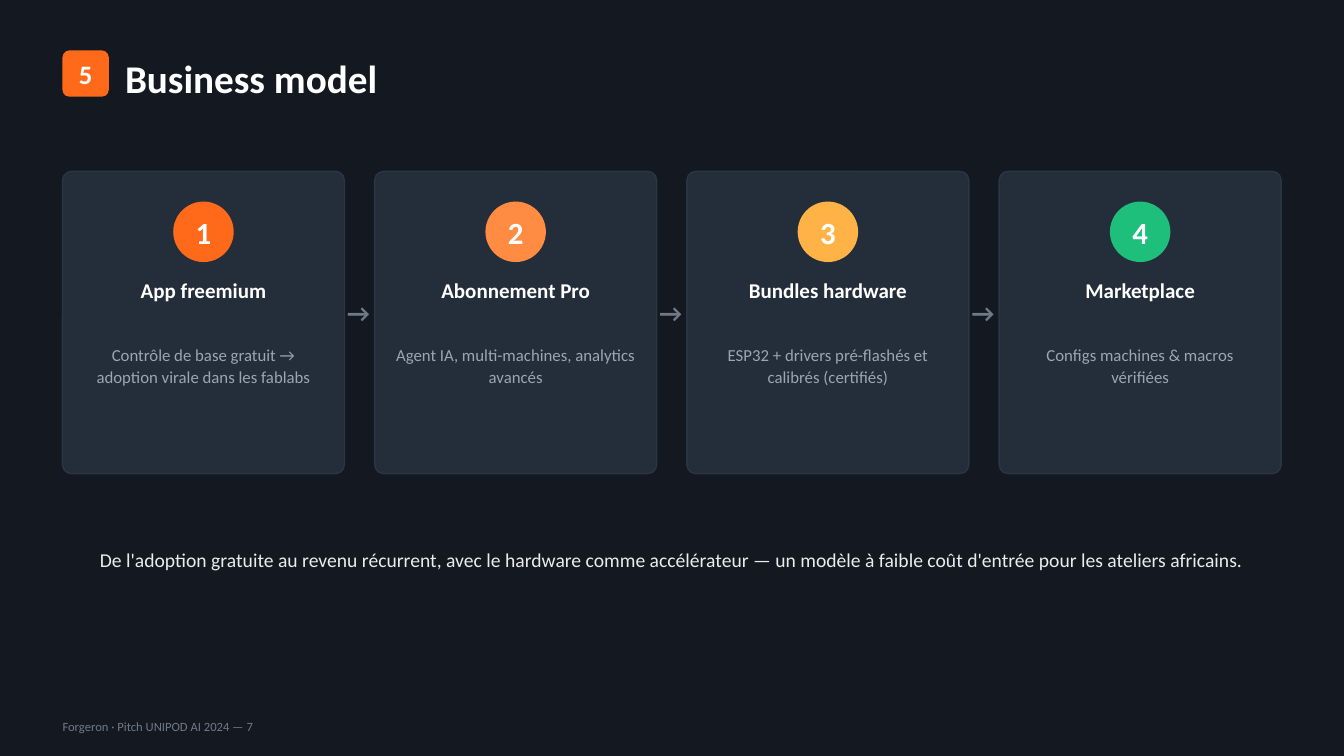
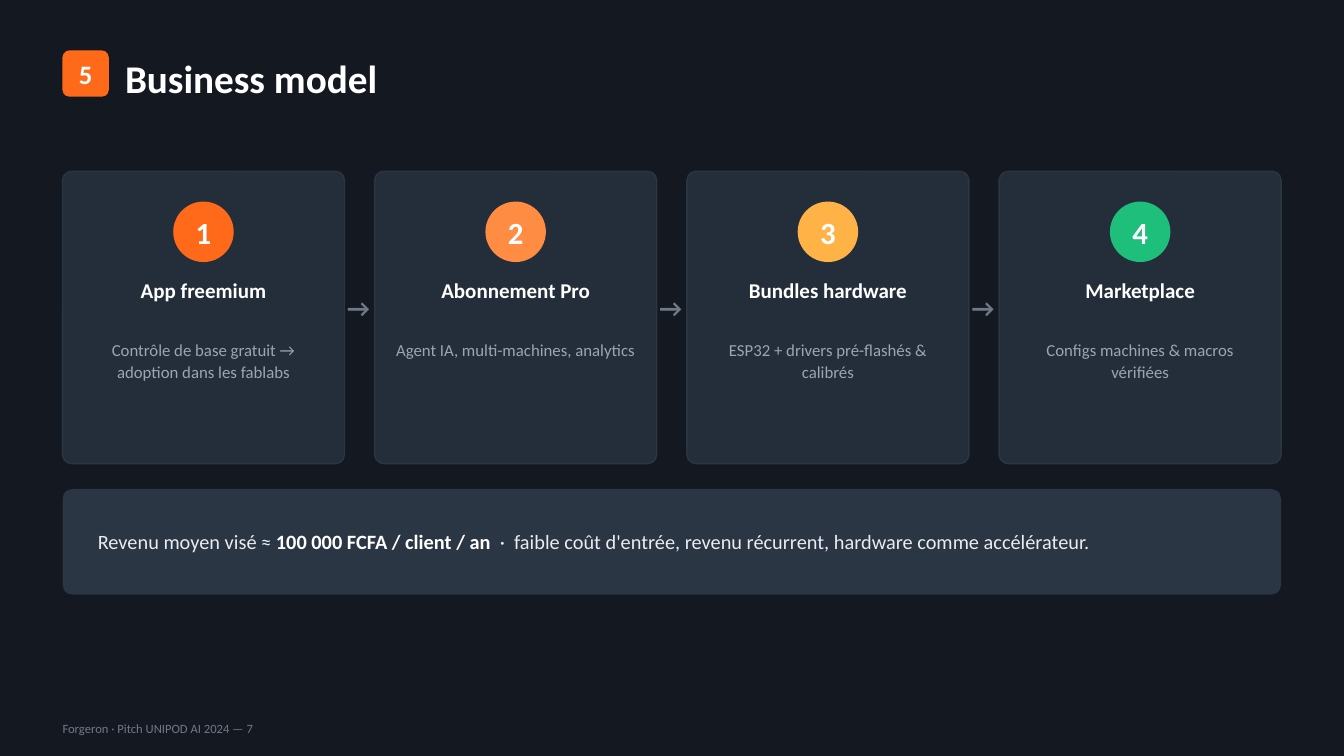
Before and after one commit to professeurp2/forgeron, a slide deck: slide 7 of scratch/Forgeron_Pitch_Deck.pptx. Drawn at 1344x756 pixels with LibreOffice and Linux fonts; fonts in the diff are those of the drawing. Boxes give left, top, right and bottom in pixels: in the first picture for what was removed or moved away, otherwise in the second. Text is boxed around its words. In the diff, an @@ line names an element or a change of style, - is before the commit and + after.

```diff
--- a/scratch/Forgeron_Pitch_Deck.pptx
+++ b/scratch/Forgeron_Pitch_Deck.pptx
@@ rounded rectangle: place and size @@
-rounded rectangle at box(63, 171, 345, 474)
+rounded rectangle at box(63, 171, 345, 464)
@@ rounded rectangle: place and size @@
-rounded rectangle at box(375, 171, 657, 474)
+rounded rectangle at box(375, 171, 657, 464)
@@ rounded rectangle: place and size @@
-rounded rectangle at box(688, 171, 970, 474)
+rounded rectangle at box(688, 171, 970, 464)
@@ rounded rectangle: place and size @@
-rounded rectangle at box(999, 171, 1281, 474)
+rounded rectangle at box(999, 171, 1281, 464)
@@ 3 texts: place and size @@
-3 texts at box(343, 292, 999, 333)
+3 texts at box(343, 287, 999, 328)
@@ text at box(112, 344, 290, 381): text changed @@
-Contrôle de base gratuit → adoption virale dans les fablabs
+Contrôle de base gratuit → adoption dans les fablabs
@@ text at box(396, 344, 634, 359): text changed @@
-Agent IA, multi-machines, analytics avancés
+Agent IA, multi-machines, analytics
@@ text at box(729, 344, 911, 378): text changed @@
-ESP32 + drivers pré-flashés et calibrés (certifiés)
+ESP32 + drivers pré-flashés & calibrés
@@ text "Configs machines & macros vérifiées": place and size @@
-text "Configs machines & macros vérifiées" at box(1046, 349, 1234, 383)
+text "Configs machines & macros vérifiées" at box(1046, 344, 1234, 378)
@@ rounded rectangle: place and size @@
-rounded rectangle at box(100, 553, 1242, 571)
+rounded rectangle at box(63, 489, 1281, 595)
@@ rounded rectangle at box(63, 489, 1281, 595): fill none to #2B3644 @@
@@ text added at box(98, 534, 1090, 553), 14.5 pt, text #EAECEF @@
+Revenu moyen visé ≈ 100 000 FCFA / client / an · faible coût d'entrée, revenu récurrent, hardware comme accélérateur.
@@ text in rounded rectangle at box(100, 553, 1242, 571): text removed @@
-De l'adoption gratuite au revenu récurrent, avec le hardware comme accélérateur — un modèle à faible coût d'entrée pour les ateliers africains.
```
Also in this commit, not shown: 7 other slides changed, 2 slides added, 1 slide removed, 1 other file.
